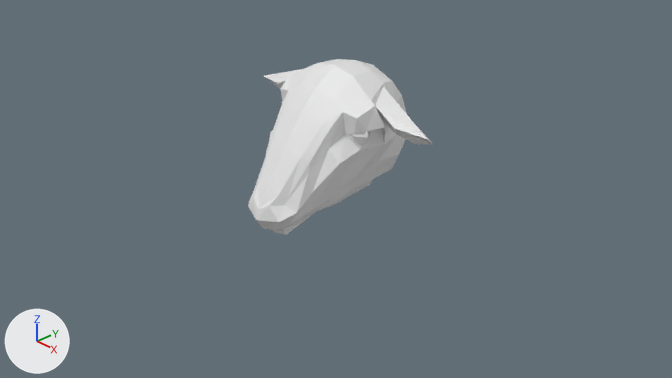
What one commit did to the Blender file Assets/BlenderModels/SuffolkBody.blend.
The view is the same before and after, from the file's camera 'Camera'. The axes (+X, +Y, +Z) are drawn at lower left. The lights are the same throughout. The picture after the commit comes second. The same objects are shown in both versions, whatever each file hides.

Before the edit, the objects in view are built like this:
```python
me_sphere = bpy.data.meshes.new('Sphere')
me_sphere.from_pydata(...)  # 219 vertices, 246 faces; spans x -1.39..1.39, y -1.04..1.12, z -0.95..0.86
me_sphere.materials.append(None)
ob_suffolkhead = bpy.data.objects.new('suffolkHead', me_sphere)
ob_suffolkhead.location = (0.0, -0.189, 0.656)
```
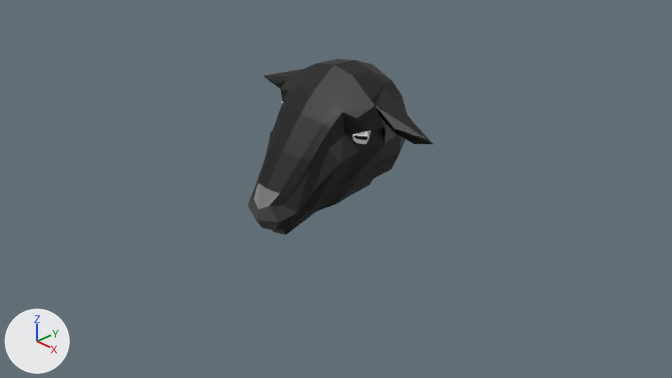
Boxes (x1, y1, x2, y2) around the edits, measured in the pictures (672 x 378 px):
'suffolkHead', recoloured (white to black)
    both: (248, 59, 433, 235)

Edits to the bpy script that builds the scene:
```text
Add img_suffolkheadtexture:
    img_suffolkheadtexture = load_image('SuffolkHeadTexture', 'SuffolkHeadTexture.png', 1024, 1024, 'sRGB')
Add mat_suffolkhead_tex:
    mat_suffolkhead_tex = principled_material('SuffolkHead_Tex')
    mat_suffolkhead_tex.texture = img_suffolkheadtexture
Change me_sphere:
    where me_sphere.from_pydata(...)  # 219 vertices, 246 faces; spans x -1.39..1.39, y -1.04..1.12, z -0.95..0.86
    add me_sphere.materials.append(mat_suffolkhead_tex)  # picture img_suffolkheadtexture
```
